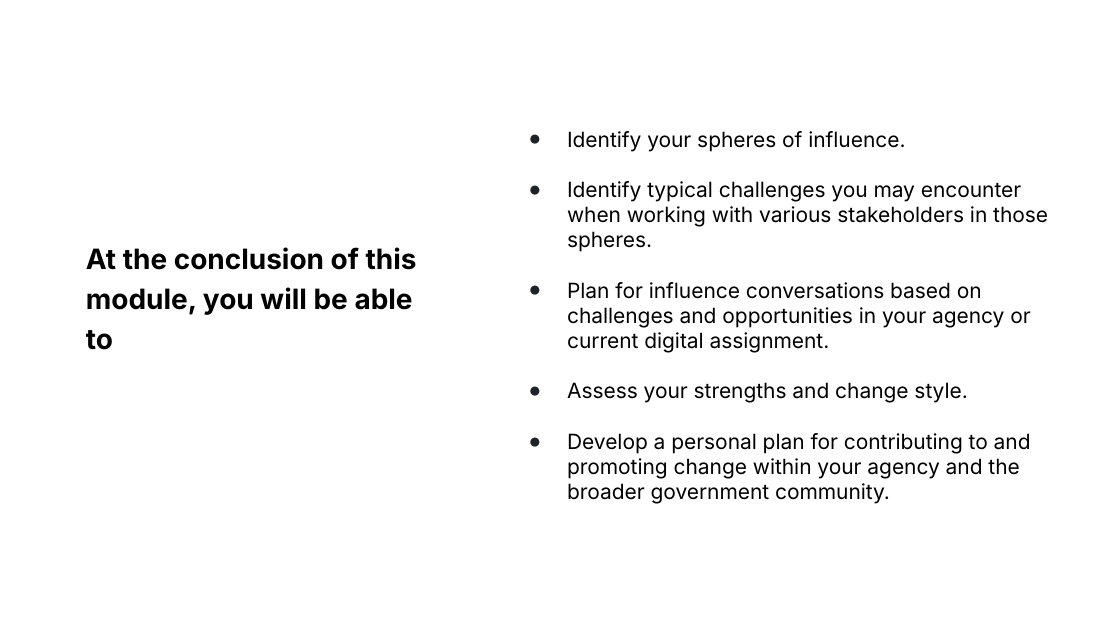
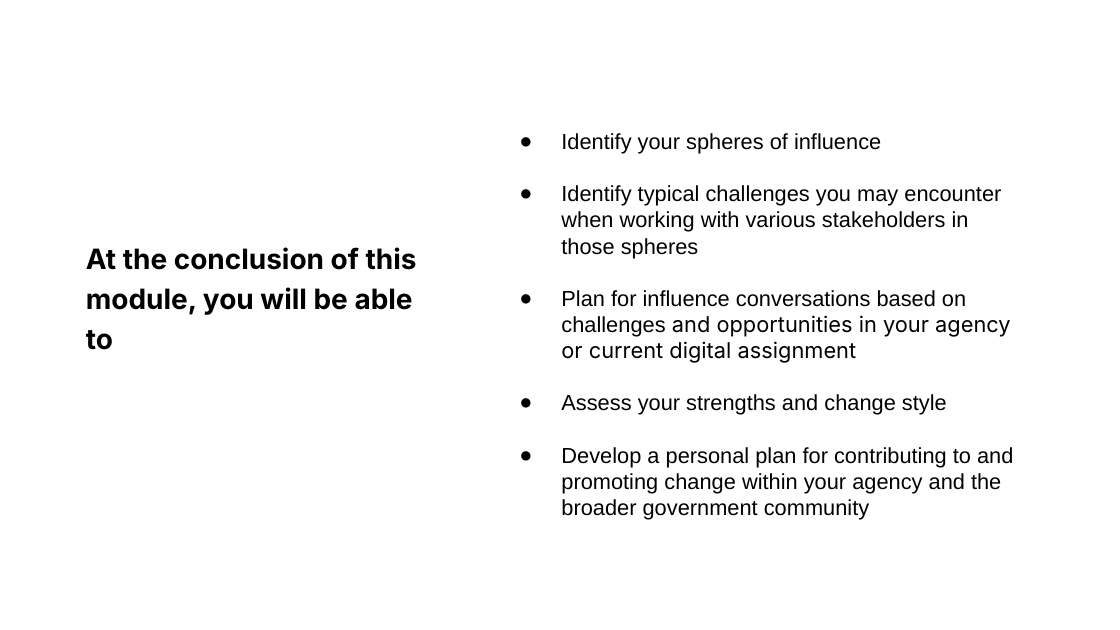
Before and after one commit to usds/ditap-curriculum-update, a slide deck: slide 3 of 3_Curriculum/3A_DITAP-Core-Curriculum/Module-5/In-Class Materials/1_Module 5 Presentation.pptx. Drawn at 1120x630 pixels with LibreOffice and Linux fonts; fonts in the diff are those of the drawing. Boxes give left, top, right and bottom in pixels: in the first picture for what was removed or moved away, otherwise in the second. Text is boxed around its words. In the diff, an @@ line names an element or a change of style, - is before the commit and + after.

```diff
--- a/3_Curriculum/3A_DITAP-Core-Curriculum/Module-5/In-Class Materials/1_Module 5 Presentation.pptx
+++ b/3_Curriculum/3A_DITAP-Core-Curriculum/Module-5/In-Class Materials/1_Module 5 Presentation.pptx
@@ text "Identify your spheres of influence" at box(561, 133, 1013, 520): vertical alignment middle to top @@
@@ text at box(561, 133, 1013, 520): text changed; size 13.5 to 14 pt; font Inter to Arial @@
-● Identify your spheres of influence.
-● Identify typical challenges you may encounter when working with various stakeholders in those spheres.
-● Plan for influence conversations based on challenges and opportunities in your agency or current digital assignment.
-● Assess your strengths and change style.
-● Develop a personal plan for contributing to and promoting change within your agency and the broader government community.
+● Identify your spheres of influence
+● Identify typical challenges you may encounter when working with various stakeholders in those spheres
+● Plan for influence conversations based on challenges and opportunities in your agency or current digital assignment
+● Assess your strengths and change style
+● Develop a personal plan for contributing to and promoting change within your agency and the broader government community
```
Also in this commit, not shown: 106 other slides changed, 1 slide added, 1 slide removed, 10 other files.
